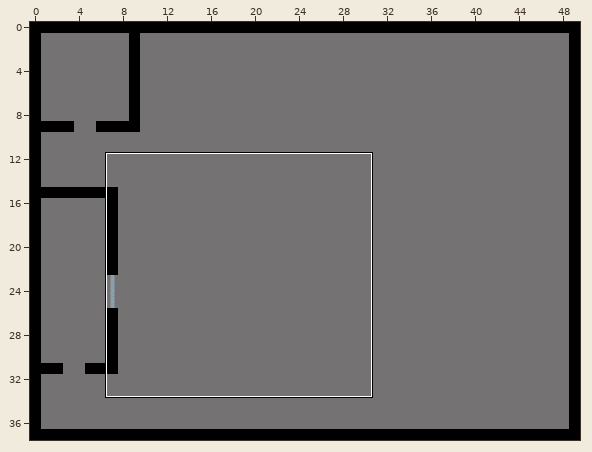
Tiled map, stored at assets/maps/swag.tmx. Above, an overview of the earlier version with the close-up marked.
Close-up. As it was:
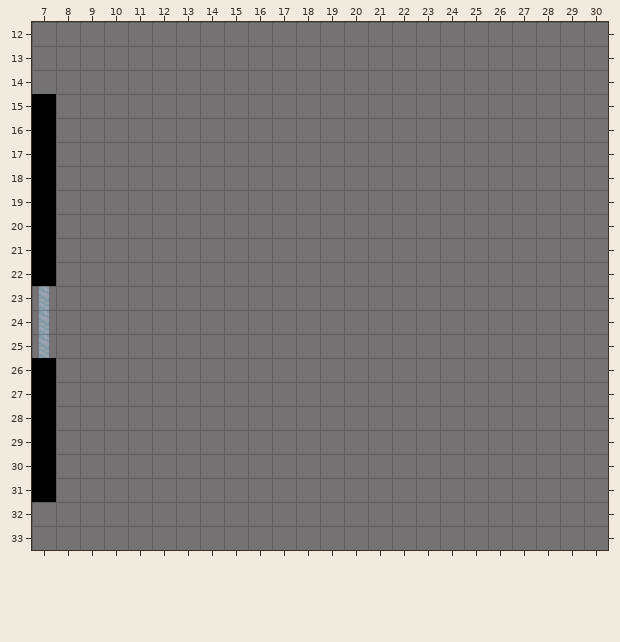
Cells are 16x16 px. Shown: x 7..30, y 12..33.
After:
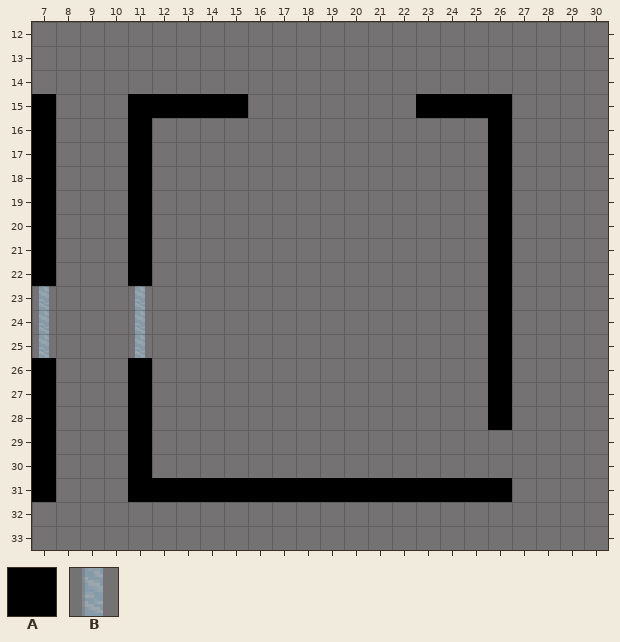
Key: from "grid-tiles": A 1, B 3.
_ is an empty cell.
See-through tiles are keyed as they look on the map.
Edits made:
Layer "walls":
The author put tile A in row 15 at x 11 to 15 and 23 to 26; in rows 16 to 22 at x 11 and 26; in rows 23 to 25 at x 26; in rows 26 to 28 at x 11 and 26; in rows 29 to 30 at x 11; in row 31 at x 11 to 26.
Layer "windows":
The author put tile B in rows 23 to 25 at x 11.
Pixel boxes of the changes (left, top, right, bottom) in both close-ups:
added: (128, 94, 512, 502)
